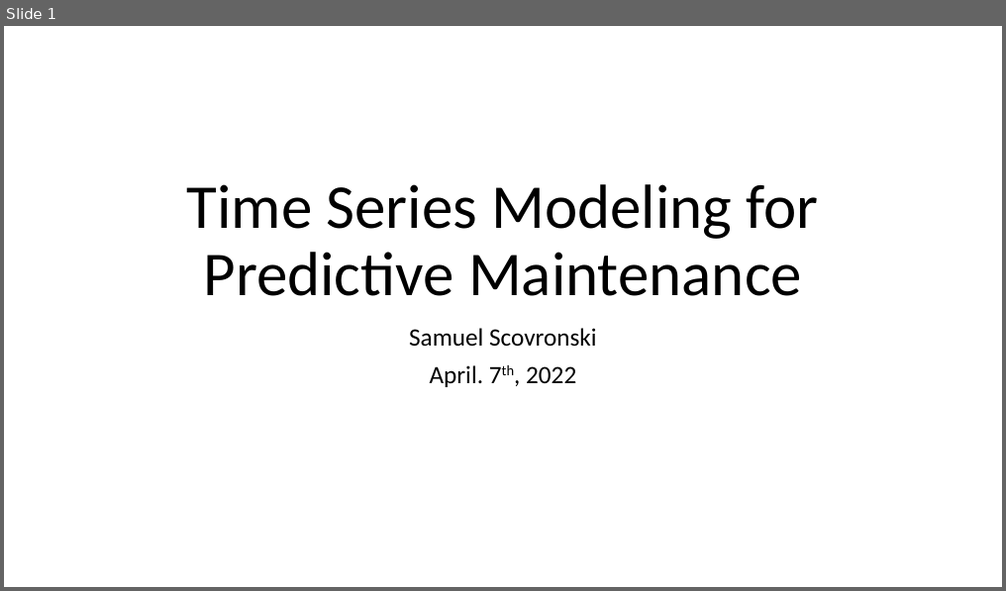
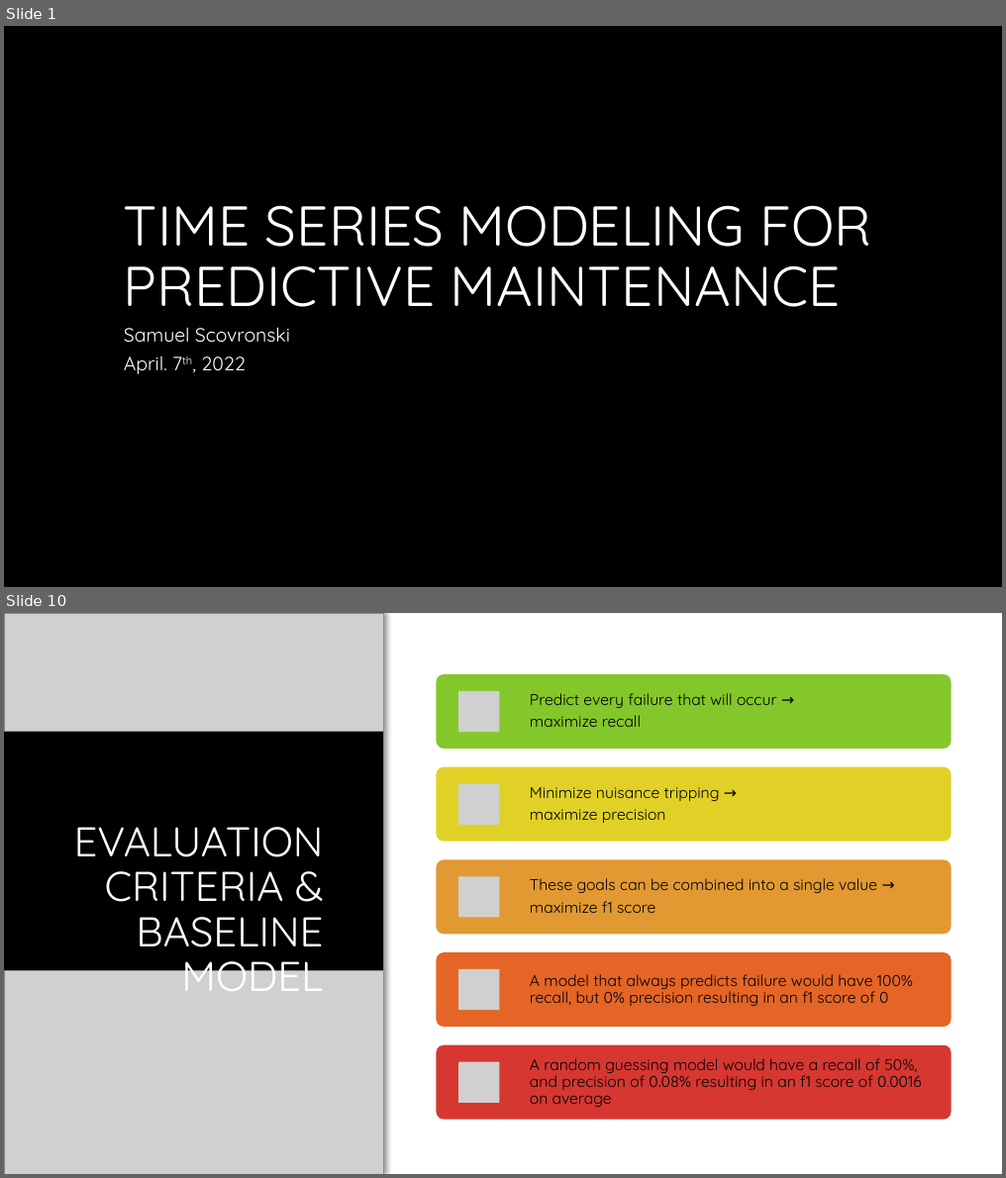
Before and after one commit to scosam/PredictiveMaintenance, a slide deck: reports/Capstone Project Presentation.pptx. Shown one above the other, each under a label of ours: slide 1 before the commit, slides 1 and 10 after it; the slides between them are not shown. The pictures are 1006x591 and 1006x1178 pixels, drawn with LibreOffice and Linux fonts; fonts in the diff are those of the drawing; grey boxes stand for pictures; background and template pictures are left out. Boxes give left, top, right and bottom in pixels: in the first picture for what was removed or moved away, otherwise in the second. Text is boxed around its words. In the diff, an @@ line names an element or a change of style, - is before the commit and + after.

```diff
--- a/reports/Capstone Project Presentation.pptx
+++ b/reports/Capstone Project Presentation.pptx
@@ slide 10 added at [4,613,1002,1174], background #FFFFFF @@
@@ rectangle added at [4,613,383,1174], fill #000000 @@
@@ picture added at [4,613,383,731] @@
@@ title added at [74,827,324,991], 40 pt, text #FFFFFF @@
+EVALUATION CRITERIA & BASELINE MODEL
@@ picture added at [4,970,383,1174] @@
@@ group added at [436,674,951,1120]: 5 rounded rectangles, 5 pictures, 5 texts @@
+Predict every failure that will occur →
+maximize recall
+Minimize nuisance tripping →
+maximize precision
+These goals can be combined into a single value →
+maximize f1 score
+A model that always predicts failure would have 100% recall, but 0% precision resulting in an f1 score of 0
+A random guessing model would have a recall of 50%, and precision of 0.08% resulting in an f1 score of 0.0016 on average
@@ slide 1 changed as well @@
@@ background #FFFFFF to #000000 @@
@@ title at [124,205,872,307]: text changed; size 60 to 54 pt; font Calibri to Quicksand; text colour #000000 to #FFFFFF @@
-Time Series Modeling for Predictive Maintenance
+TIME SERIES MODELING FOR PREDICTIVE MAINTENANCE
@@ subtitle "Samuel Scovronski": place and size @@
-subtitle "Samuel Scovronski" at [409,328,597,387]
+subtitle "Samuel Scovronski" at [124,327,290,374]
@@ subtitle "Samuel Scovronski" at [124,327,290,374]: size 24 to 18.5 pt, font Calibri to Quicksand, text colour #000000 to #FFFFFF; alignment centre to left; line spacing 0.9 to 0.8 @@
```
Also in this commit, not shown: 2 other slides changed, 10 other slides added, 3 slides removed, 4 other files.
